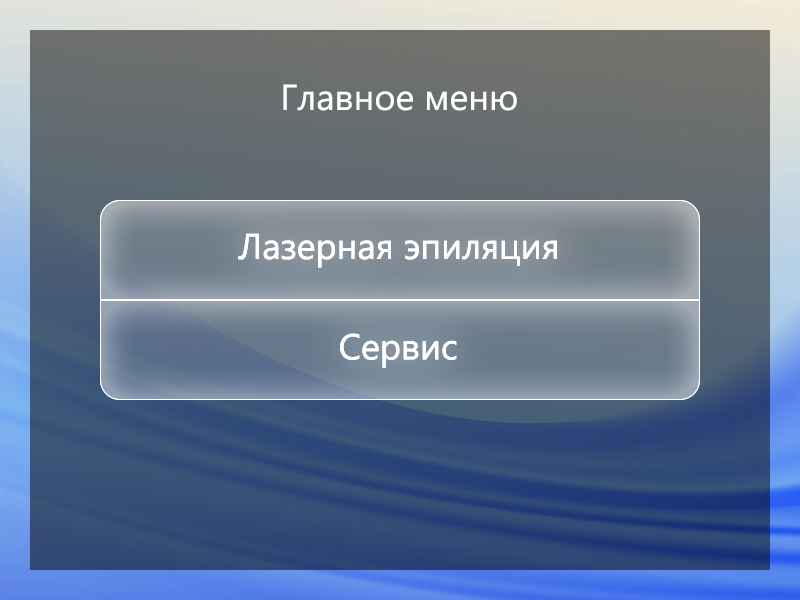
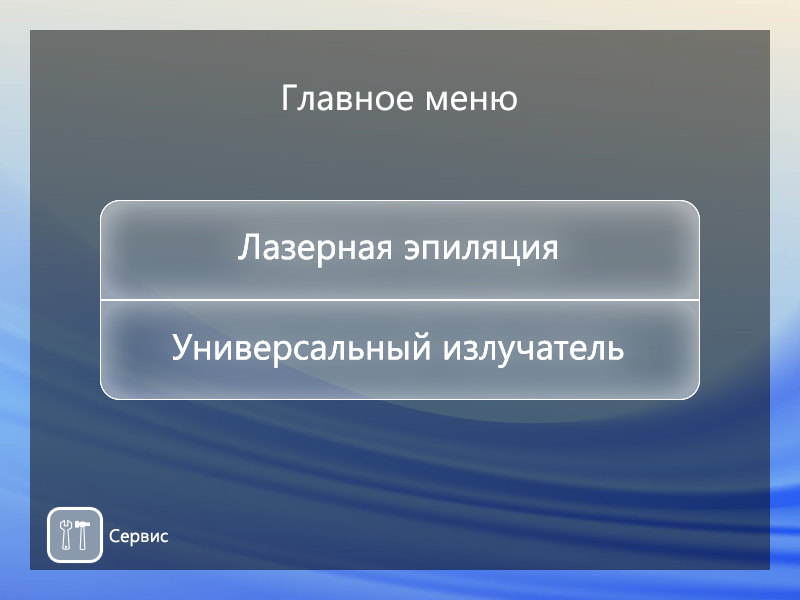
Revision of a layered 800 × 600 image; what changed, layer by layer:
added group "Service Item" (1st of 2, in "RU" › "Labels RU pressed") with 2 layers in group "Labels RU pressed" over [50, 510, 100, 560]
added layer "Service" (3rd of 4, in "RU" › "Labels RU pressed" › "Service Item") in group "Service Item" over [60, 520, 90, 550]
added layer "Service button" (1st of 2, in "RU" › "Labels RU pressed" › "Service Item") in group "Service Item" over [50, 510, 100, 560]
renamed "Сервис" to "Универсальный излучатель", painted on it over [172, 332, 624, 368]
added group "Service Item" (2nd of 2, in "RU" › "Labels RU") with 3 layers in group "Labels RU" over [50, 510, 168, 560]
added layer "Service" (4th of 4, in "RU" › "Labels RU" › "Service Item") in group "Service Item" over [60, 520, 90, 550]
added layer "Service button" (2nd of 2, in "RU" › "Labels RU" › "Service Item") in group "Service Item" over [50, 510, 100, 560]
added layer "Сервис" in group "Service Item" over [109, 529, 168, 547]
renamed "Сервис" to "Универсальный излучатель", painted on it over [172, 332, 624, 368]
